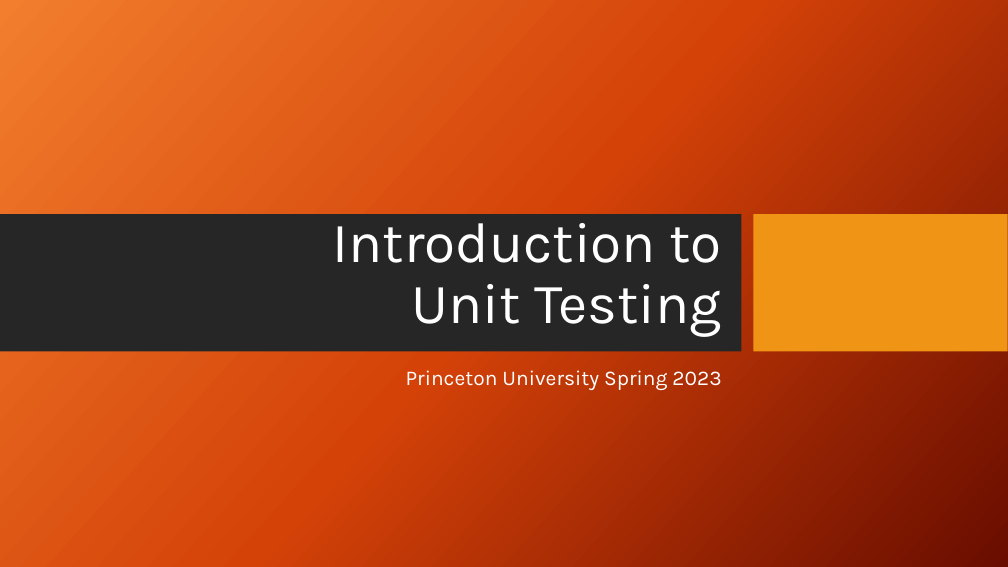
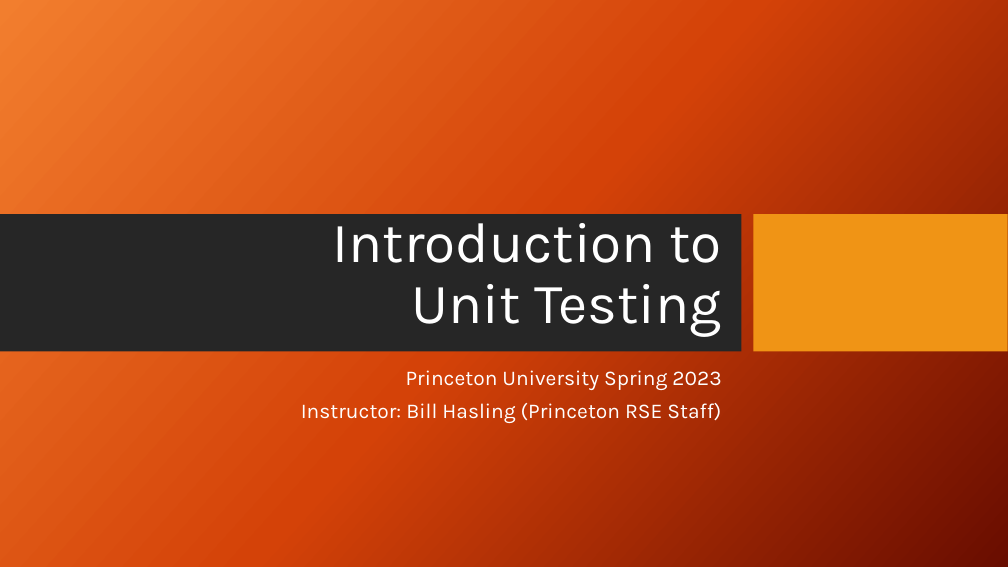
Before and after one commit to PrincetonUniversity/software_testing, a slide deck: slide 1 of UnitTestingSlides.pptx. Drawn at 1008x567 pixels with LibreOffice and Linux fonts; fonts in the diff are those of the drawing; background and template pictures are left out. Boxes give left, top, right and bottom in pixels: in the first picture for what was removed or moved away, otherwise in the second. Text is boxed around its words. In the diff, an @@ line names an element or a change of style, - is before the commit and + after.

```diff
--- a/UnitTestingSlides.pptx
+++ b/UnitTestingSlides.pptx
@@ subtitle at box(301, 403, 721, 423): paragraph added @@
+Instructor: Bill Hasling (Princeton RSE Staff)
```
Also in this commit, not shown: 4 other slides changed, 4 other files.
